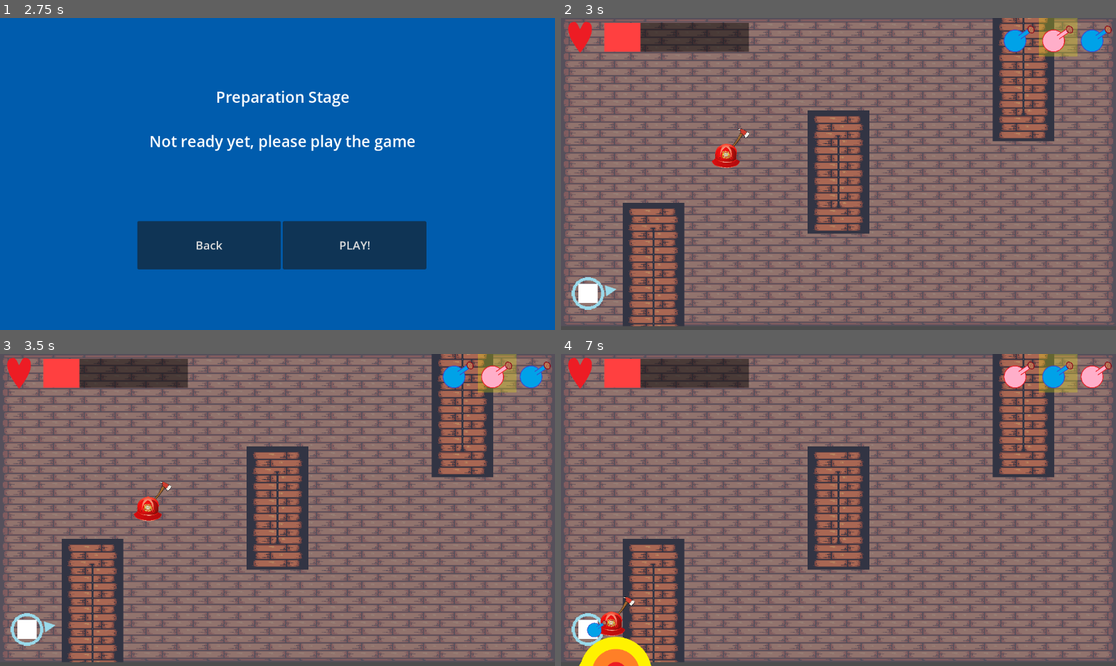
Above: before the commit, frames 1-4 (two rows, left to right).
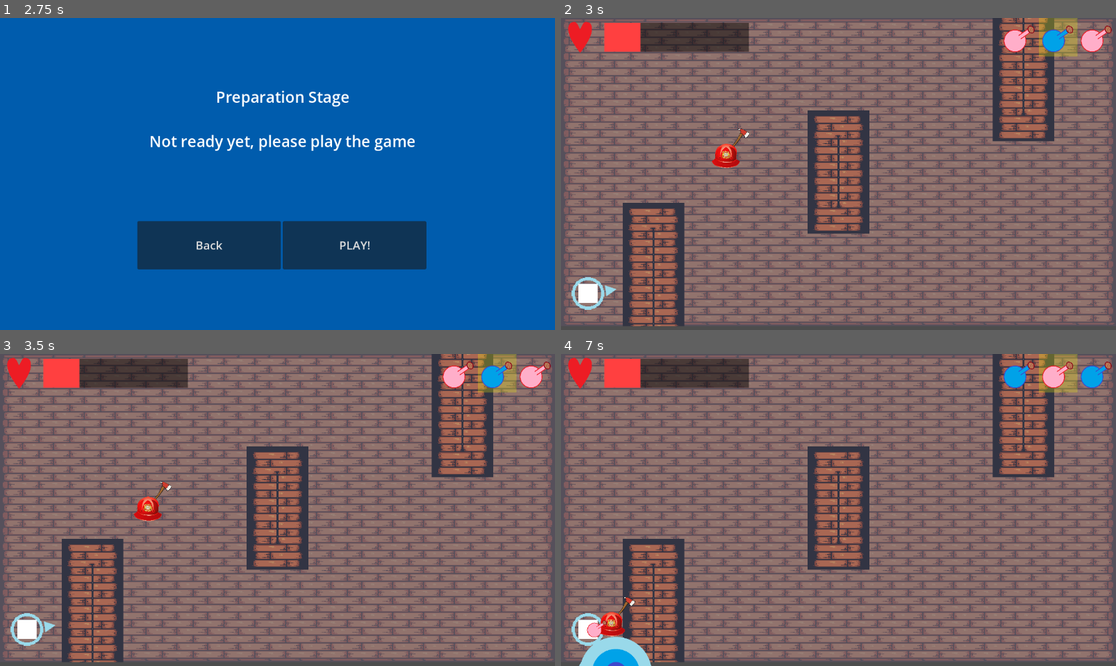
Above: after the commit, the same moments.

Repository: K-O-META/Alchemy_Prot_1
Game: Godot game, scene res://Stages/MenuStage/menu_stage.tscn
Two runs of this game, one before a commit and one after it. Both use one fixed random seed, a clock stepped at 60 frames per second and the inputs below.
Inputs (mouse positions are in pixels of both pictures, inside the frame that each line leads up to):
- Up to frame 1 (2.75 s): click "Start" at 0.5 s; click "Next" at 1.25 s; click "Next" at 2 s
- Up to frame 2 (3 s): click "PLAY!" at 2.75 s
- Up to frame 3 (3.5 s): no input
- Up to frame 4 (7 s): move the mouse to (960, 494) at 3.52 s; hold E (potion_switch_right) 3.53-4.28 s; click (960, 494) at 3.6 s; move the mouse to (727, 525) at 4.27 s; hold Down (ui_down) 4.28-5.03 s; click (727, 525) at 4.35 s; move the mouse to (894, 441) at 5.02 s; hold E (potion_switch_right) 5.03-5.78 s; click (894, 441) at 5.1 s; move the mouse to (810, 572) at 5.77 s; hold Up (ui_up) 5.78-6.53 s; click (810, 572) at 5.85 s; move the mouse to (1005, 556) at 6.52 s; hold Q (potion_switch_left) from 6.53 s (still down); click (1005, 556) at 6.6 s

Frame 1 is identical in both runs. In frame 2, 0.8% of the frame differs, in the area x 79-99%, y 3-11%; in frame 3, 0.8%; in frame 4, 1.9%, in the area x 3-99%, y 3-100%.

Commit message:
add Potion class and BIG REFACTOR

Diff:
--- a/Entities/Components/EssenceComponent/essence_component.gd
+++ b/Entities/Components/EssenceComponent/essence_component.gd
@@ -1,6 +1,3 @@
 class_name EssenceComponent extends Node2D
 
 @export var essence: Enums.Essences = Enums.Essences.FIRE
-
-func return_essence() -> Enums.Essences:
-	return essence
--- a/Entities/Player/player.gd
+++ b/Entities/Player/player.gd
@@ -7,14 +7,33 @@
 var actual_shooting_range: float = 0.0
 var range_limit: float = 6.0
 var shooting_speed:float = 6.0
-var potion_to_throw := load("res://Entities/PotionToThrow/potion_to_throw.tscn")
+var potion_to_throw_scene := load("res://Entities/Potion/potion_to_throw.tscn")
 
 func _process(delta: float) -> void:
+	# MOVING
+	var input_vector := Vector2.ZERO
+	input_vector.x = Input.get_action_strength("ui_right") - Input.get_action_strength("ui_left")
+	input_vector.y = Input.get_action_strength("ui_down") - Input.get_action_strength("ui_up")
+	if input_vector.length() > 0:
+		input_vector = input_vector.normalized()
+	velocity = input_vector * move_speed
+	move_and_slide()
+
+	#SHOOTING
 	aiming()
 	if Input.is_action_just_pressed("shooting"):
 		is_shooting = true
 	if is_shooting:
 		start_shooting(delta)
+
+
+# SHOOTING
+func aiming() -> void:
+	var mouse_pos = get_global_mouse_position()
+	var player_pos = global_position
+	var direction = mouse_pos - player_pos
+	var angle = direction.angle() + PI/2
+	$AimingArrow.rotation = angle
 
 func start_shooting(delta: float) -> void:
 	actual_shooting_range += delta * shooting_speed
@@ -30,29 +49,14 @@
 	$AimingArrow/ForceBar.scale.y = actual_shooting_range
 
 func shoot(destination: Vector2) -> void:
-	var grenade = potion_to_throw.instantiate()
-	get_parent().add_child(grenade)
-	grenade.init_grenade(position, destination)
-
-func _physics_process(delta):
-	var input_vector := Vector2.ZERO
-	input_vector.x = Input.get_action_strength("ui_right") - Input.get_action_strength("ui_left")
-	input_vector.y = Input.get_action_strength("ui_down") - Input.get_action_strength("ui_up")
-
-	if input_vector.length() > 0:
-		input_vector = input_vector.normalized()
-
-	velocity = input_vector * move_speed
-	move_and_slide()
-
-func aiming() -> void:
-	var mouse_pos = get_global_mouse_position()
-	var player_pos = global_position
-	var direction = mouse_pos - player_pos
-	var angle = direction.angle() + PI/2
-	$AimingArrow.rotation = angle
+	var potion_to_throw = potion_to_throw_scene.instantiate()
+	get_parent().add_child(potion_to_throw)
+	# ADVANCED MATH, BECOUSE WE WILL MAKE IT WITH INVENTORY SYSTEM LATER
+	var current_potion: Potion = game_manager.inventory_potions[game_manager.potions_counter % game_manager.inventory_potions.size()]
+	potion_to_throw.init_potion_to_throw(position, destination, current_potion)
 
 
+# TAKING DAMAGE
 func take_damage(damage: int) -> void:
 	# Placeholder for damage logic
 	print("Player took damage: ", damage)
@@ -60,7 +64,6 @@
 	if health_component:
 		health_component.take_damage(damage)
 
-
 func placeholder_blink_red() -> void:
 	# Placeholder for blink red logic
 	$PlayerColor.modulate = Color(1, 0, 0)
--- /dev/null
+++ b/Entities/Potion/potion.gd
@@ -0,0 +1,18 @@
+class_name Potion extends Node2D
+
+var essence: Enums.Essences
+var potion_texture: Texture2D
+var explosion_texture: Texture2D
+
+
+func set_essence(essence_t: Enums.Essences) -> void:
+	essence = essence_t
+	match essence:
+		Enums.Essences.FIRE:
+			potion_texture = load("res://Entities/Potion/PotionIcons/PotionFire.png")
+			explosion_texture = load("res://Entities/Potion/ExplosionIcons/ExplosionFire.png")
+		Enums.Essences.ICE:
+			potion_texture = load("res://Entities/Potion/PotionIcons/PotionIce.png")
+			explosion_texture = load("res://Entities/Potion/ExplosionIcons/ExplosionIce.png")
+		_:
+			push_error("Nieznana esencja: " + str(essence))
--- a/Entities/PotionToThrow/potion_to_throw.gd
+++ b/Entities/Potion/potion_to_throw.gd
@@ -1,23 +1,14 @@
-extends Area2D
+class_name PotionToThrow extends Area2D
 
 var is_alive: bool = true
 var lifespan_limit: float = 1.0
 var lifespan: float = 0.0
 var start_position: Vector2
 var destination: Vector2
+var potion: Potion
 
-# Called when the node enters the scene tree for the first time.
-func _ready() -> void:
-	match (game_manager.potions_counter + 1) % 2:
-		0:$PotionTexture.texture = load("res://Assets/Potion Blue.png")
-		1:$PotionTexture.texture = load("res://Assets/Potion Red.png")
 
-func init_grenade(position_t: Vector2, destination_t: Vector2) -> void:
-	start_position = position_t
-	position = position_t
-	destination = destination_t
 
-# Called every frame. 'delta' is the elapsed time since the previous frame.
 func _process(delta: float) -> void:
 	lifespan += delta
 	if lifespan <= lifespan_limit:
@@ -26,6 +17,21 @@
 		if is_alive:
 			is_alive = false
 			explode()
+
+
+func init_potion_to_throw(position_t: Vector2, destination_t: Vector2, potion_t: Potion) -> void:
+	start_position = position_t
+	position = position_t
+	destination = destination_t
+	potion = potion_t
+
+	update_graphics()
+
+
+func update_graphics() -> void:
+	$PotionTexture.texture = potion.potion_texture
+	$Explosion/ExplosionTexture.texture = potion.explosion_texture
+
 
 func explode() -> void:
 	$Explosion.visible = true
--- a/Entities/PotionToThrow/potion_to_throw.tscn
+++ b/Entities/Potion/potion_to_throw.tscn
@@ -1,8 +1,8 @@
 [gd_scene load_steps=7 format=3 uid="uid://dmrbnmyad6wr2"]
 
-[ext_resource type="Texture2D" uid="uid://d11vfswbnwfub" path="res://Assets/Potion Blue.png" id="1_b1jdu"]
-[ext_resource type="Script" uid="uid://bwu6ff65pcxih" path="res://Entities/PotionToThrow/potion_to_throw.gd" id="1_g2bs8"]
-[ext_resource type="Texture2D" uid="uid://36v8gjdnyohq" path="res://Entities/PotionToThrow/Explosion.png" id="3_653xo"]
+[ext_resource type="Script" uid="uid://bwu6ff65pcxih" path="res://Entities/Potion/potion_to_throw.gd" id="1_g2bs8"]
+[ext_resource type="Texture2D" uid="uid://d11vfswbnwfub" path="res://Entities/Potion/PotionIcons/PotionIce.png" id="2_p4qtn"]
+[ext_resource type="Texture2D" uid="uid://36v8gjdnyohq" path="res://Entities/Potion/ExplosionIcons/ExplosionFire.png" id="4_g4nnj"]
 [ext_resource type="PackedScene" uid="uid://bg872vxqwe6vv" path="res://Entities/Components/EssenceComponent/essence_component.tscn" id="4_k8q42"]
 
 [sub_resource type="CircleShape2D" id="CircleShape2D_g2bs8"]
@@ -27,7 +27,7 @@
 offset_bottom = 128.0
 grow_horizontal = 2
 grow_vertical = 2
-texture = ExtResource("1_b1jdu")
+texture = ExtResource("2_p4qtn")
 
 [node name="PotionColissionShape" type="CollisionShape2D" parent="."]
 shape = SubResource("CircleShape2D_g2bs8")
@@ -50,7 +50,7 @@
 grow_horizontal = 2
 grow_vertical = 2
 scale = Vector2(3, 3)
-texture = ExtResource("3_653xo")
+texture = ExtResource("4_g4nnj")
 
 [node name="CollisionShape2D" type="CollisionShape2D" parent="Explosion"]
 shape = SubResource("CircleShape2D_k8q42")
--- a/Stages/PreparationStage/preparation_stage.gd
+++ b/Stages/PreparationStage/preparation_stage.gd
@@ -1,6 +1,15 @@
 extends Node2D
 
-var inventory_potions: Array = [0,1]
+
+func update_inventory() -> void:
+	var inventory_potions: Array[Potion] = []
+	var potion = Potion.new()
+	potion.set_essence(Enums.Essences.FIRE)
+	inventory_potions.append(potion)
+	potion = Potion.new()
+	potion.set_essence(Enums.Essences.ICE)
+	inventory_potions.append(potion)
+	game_manager.inventory_potions = inventory_potions
 
 
 func _on_back_button_pressed() -> void:
@@ -8,5 +17,5 @@
 
 
 func _on_next_button_pressed() -> void:
-	game_manager.inventory_potions = inventory_potions
+	update_inventory()
 	game_manager.load_stage("arena_0_stage")
--- a/Utilities/GameManager/game_manager.gd
+++ b/Utilities/GameManager/game_manager.gd
@@ -1,7 +1,7 @@
 extends Node2D
 
-var inventory_potions: Array = [0,1]
-var potions_counter: int = -1
+var inventory_potions: Array[Potion] = []
+var potions_counter: int = 0
 
 func _ready() -> void:
 	pass
--- a/Utilities/UI/ui.gd
+++ b/Utilities/UI/ui.gd
@@ -1,6 +1,20 @@
 extends Control
 
 @onready var potion_icons: Array = []
+
+
+# Called when the node enters the scene tree for the first time.
+func _ready() -> void:
+	change_potion()
+
+
+# Called every frame. 'delta' is the elapsed time since the previous frame.
+func _process(delta: float) -> void:
+	if Input.is_action_just_pressed("potion_switch_left"):
+		change_potion(false)
+	if Input.is_action_just_pressed("potion_switch_right"):
+		change_potion()
+
 
 func change_potion(for_next: bool = true) -> void:
 	var potions_indexes: Array = [0,0,0]
@@ -9,24 +23,8 @@
 	else:
 		game_manager.potions_counter -= 1
 	var potions_num = game_manager.inventory_potions.size()
-	potions_indexes = [game_manager.potions_counter % potions_num, (game_manager.potions_counter+1) % potions_num, (game_manager.potions_counter+2) % potions_num]
+	potions_indexes = [(game_manager.potions_counter-1) % potions_num, game_manager.potions_counter % potions_num, (game_manager.potions_counter+1) % potions_num]
 
-	$"PotionSelectionContainer/PreviousPotion".texture = potion_icons[potions_indexes[0]]
-	$"PotionSelectionContainer/ActualPotion".texture = potion_icons[potions_indexes[1]]
-	$"PotionSelectionContainer/NextPotion".texture = potion_icons[potions_indexes[2]]
-
-func load_potions() -> void:
-	potion_icons.append(load("res://Assets/Potion Blue.png"))
-	potion_icons.append(load("res://Assets/Potion Red.png"))
-
-# Called when the node enters the scene tree for the first time.
-func _ready() -> void:
-	load_potions()
-	change_potion()
-
-# Called every frame. 'delta' is the elapsed time since the previous frame.
-func _process(delta: float) -> void:
-	if Input.is_action_just_pressed("potion_switch_left"):
-		change_potion(false)
-	if Input.is_action_just_pressed("potion_switch_right"):
-		change_potion()
+	$"PotionSelectionContainer/PreviousPotion".texture = game_manager.inventory_potions[potions_indexes[0]].potion_texture
+	$"PotionSelectionContainer/ActualPotion".texture = game_manager.inventory_potions[potions_indexes[1]].potion_texture
+	$"PotionSelectionContainer/NextPotion".texture = game_manager.inventory_potions[potions_indexes[2]].potion_texture
--- a/Utilities/UI/ui.tscn
+++ b/Utilities/UI/ui.tscn
@@ -1,11 +1,11 @@
 [gd_scene load_steps=7 format=3 uid="uid://nwjvkualnd0m"]
 
-[ext_resource type="Texture2D" uid="uid://d11vfswbnwfub" path="res://Assets/Potion Blue.png" id="1_btyj7"]
+[ext_resource type="Texture2D" uid="uid://d11vfswbnwfub" path="res://Entities/Potion/PotionIcons/PotionIce.png" id="1_btyj7"]
 [ext_resource type="Script" uid="uid://cd1buuq5c27eo" path="res://Utilities/UI/ui.gd" id="1_dnxun"]
-[ext_resource type="Texture2D" uid="uid://svdapisg7mpn" path="res://Assets/Potion Grey.png" id="2_dnxun"]
-[ext_resource type="Texture2D" uid="uid://cg44nk4xnnyoi" path="res://Assets/Potion Green.png" id="3_0um31"]
-[ext_resource type="Texture2D" uid="uid://uhnrxptepj8b" path="res://Assets/Heart Icon.png" id="4_jhukb"]
-[ext_resource type="Texture2D" uid="uid://dep1gcw4endkl" path="res://Assets/Canon Icon.png" id="5_8kntt"]
+[ext_resource type="Texture2D" uid="uid://svdapisg7mpn" path="res://Entities/Potion/PotionIcons/Potion Grey.png" id="2_dnxun"]
+[ext_resource type="Texture2D" uid="uid://cg44nk4xnnyoi" path="res://Entities/Potion/PotionIcons/Potion Green.png" id="3_0um31"]
+[ext_resource type="Texture2D" uid="uid://uhnrxptepj8b" path="res://Utilities/UI/Heart Icon.png" id="4_jhukb"]
+[ext_resource type="Texture2D" uid="uid://dep1gcw4endkl" path="res://Utilities/UI/Canon Icon.png" id="5_8kntt"]
 
 [node name="UI" type="Control"]
 layout_mode = 3
Renamed: Entities/PotionToThrow/Explosion.png -> Entities/Potion/ExplosionIcons/ExplosionFire.png
Not shown, changed: Entities/Potion/ExplosionIcons/ExplosionFire.png.import
Binary file added: Entities/Potion/ExplosionIcons/ExplosionIce.png
Not shown, changed: Entities/Potion/ExplosionIcons/ExplosionIce.png.import
Renamed: Assets/Potion Green.png -> Entities/Potion/PotionIcons/Potion Green.png
Not shown, changed: Entities/Potion/PotionIcons/Potion Green.png.import
Renamed: Assets/Potion Grey.png -> Entities/Potion/PotionIcons/Potion Grey.png
Not shown, added: Entities/Potion/PotionIcons/Potion Grey.png.import
Renamed: Assets/Potion Purple.png -> Entities/Potion/PotionIcons/Potion Purple.png
Not shown, changed: Entities/Potion/PotionIcons/Potion Purple.png.import
Renamed: Assets/Potion Yellow.png -> Entities/Potion/PotionIcons/Potion Yellow.png
Not shown, changed: Entities/Potion/PotionIcons/Potion Yellow.png.import
(and 11 more such lines)
